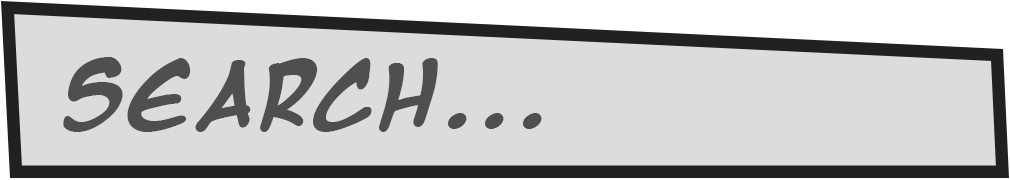
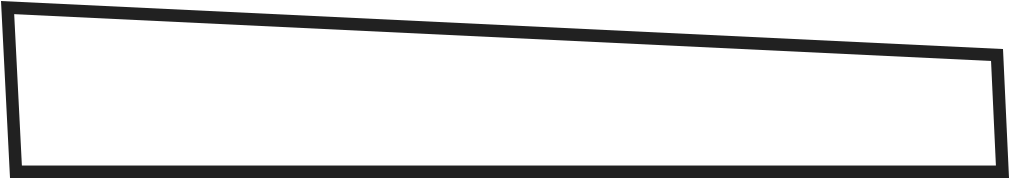
The second 1010px x 180px image is a revision of the first. Changes to its layers:
removed group "Search Bar" (2 layers) over [14,14,996,166]
removed layer "Search..." from group "Search Bar" over [63,57,542,132]
moved "Rectangle 6" out of group "Search Bar", painted on it over [14,14,996,166]
